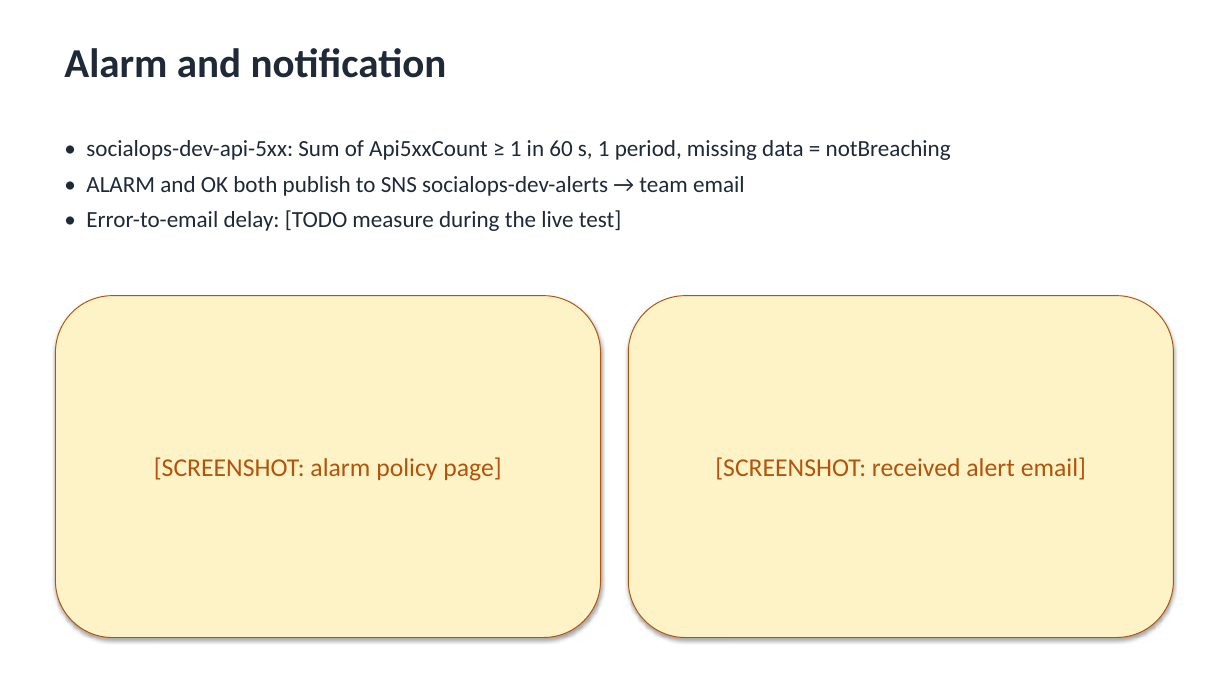
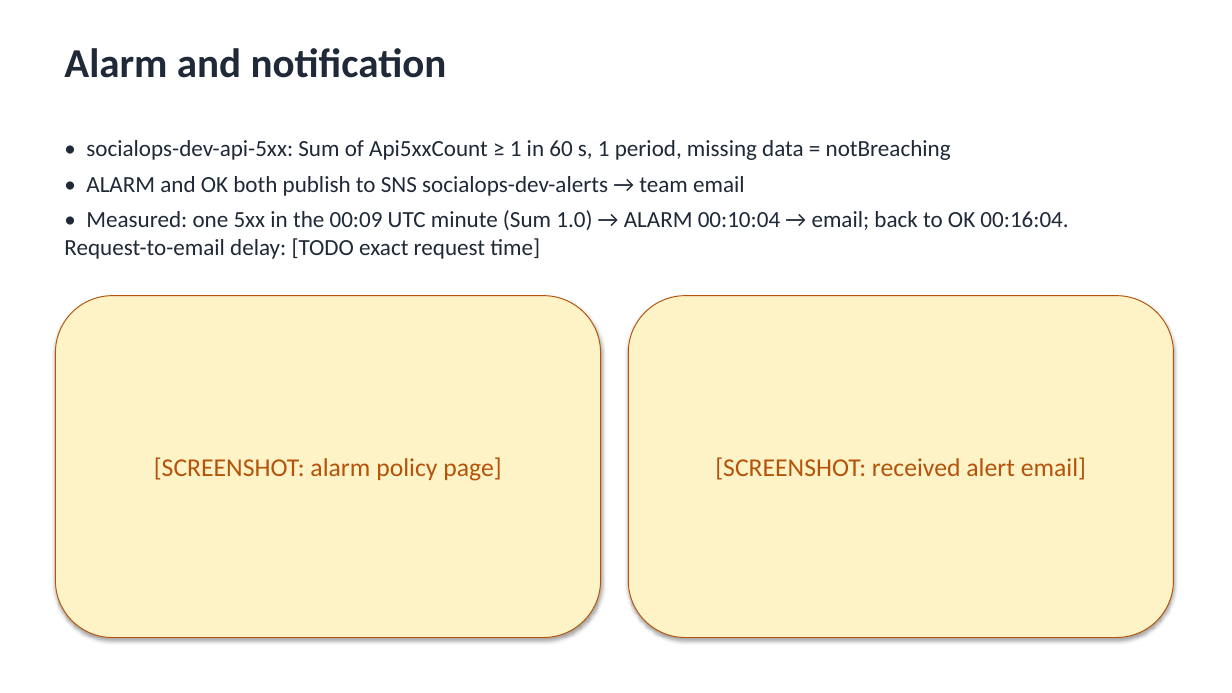
Before and after one commit to Junebhone/SocialOps, a slide deck: slide 6 of docs/milestone6/Milestone6_SocialOps.pptx. Drawn at 1232x693 pixels with LibreOffice and Linux fonts; fonts in the diff are those of the drawing. Boxes give left, top, right and bottom in pixels: in the first picture for what was removed or moved away, otherwise in the second. Text is boxed around its words. In the diff, an @@ line names an element or a change of style, - is before the commit and + after.

```diff
--- a/docs/milestone6/Milestone6_SocialOps.pptx
+++ b/docs/milestone6/Milestone6_SocialOps.pptx
@@ text at (64, 210, 1068, 259): text changed @@
-• Error-to-email delay: [TODO measure during the live test]
+• Measured: one 5xx in the 00:09 UTC minute (Sum 1.0) → ALARM 00:10:04 → email; back to OK 00:16:04. Request-to-email delay: [TODO exact request time]
```
Also in this commit, not shown: 14 other files.
